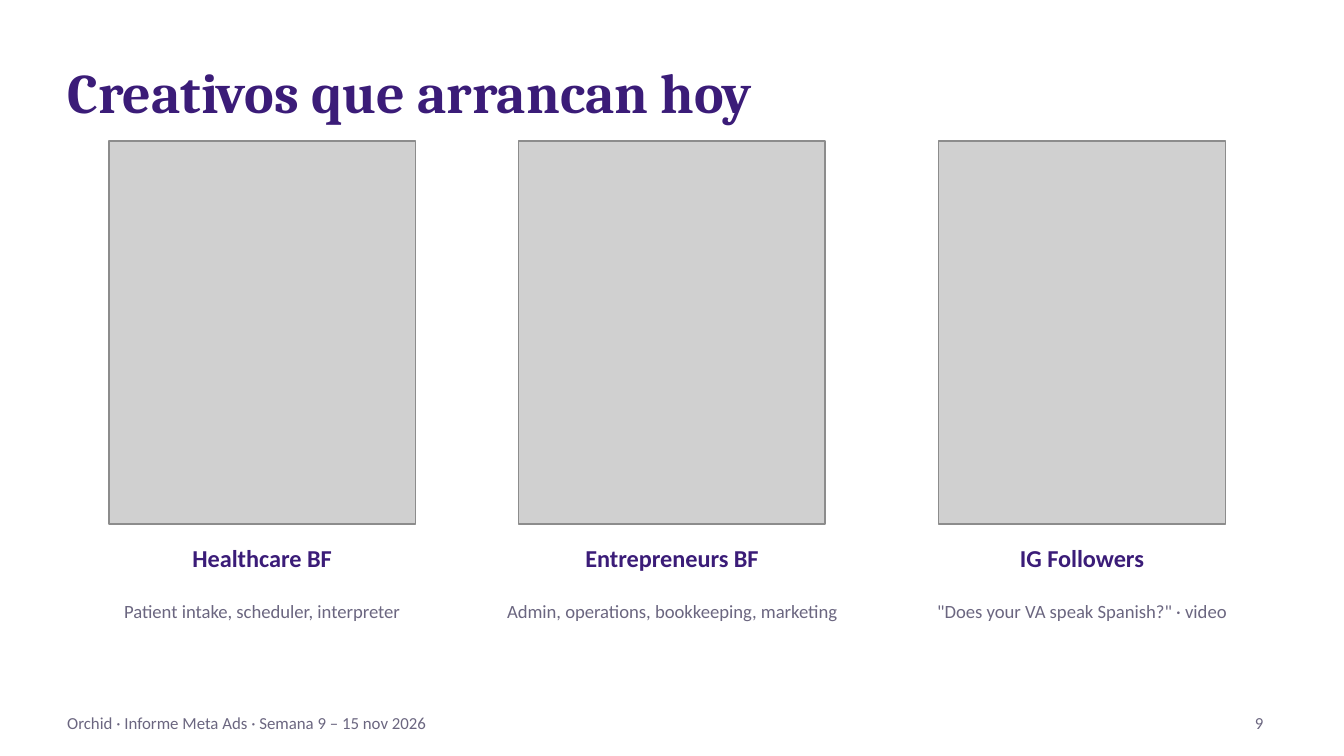
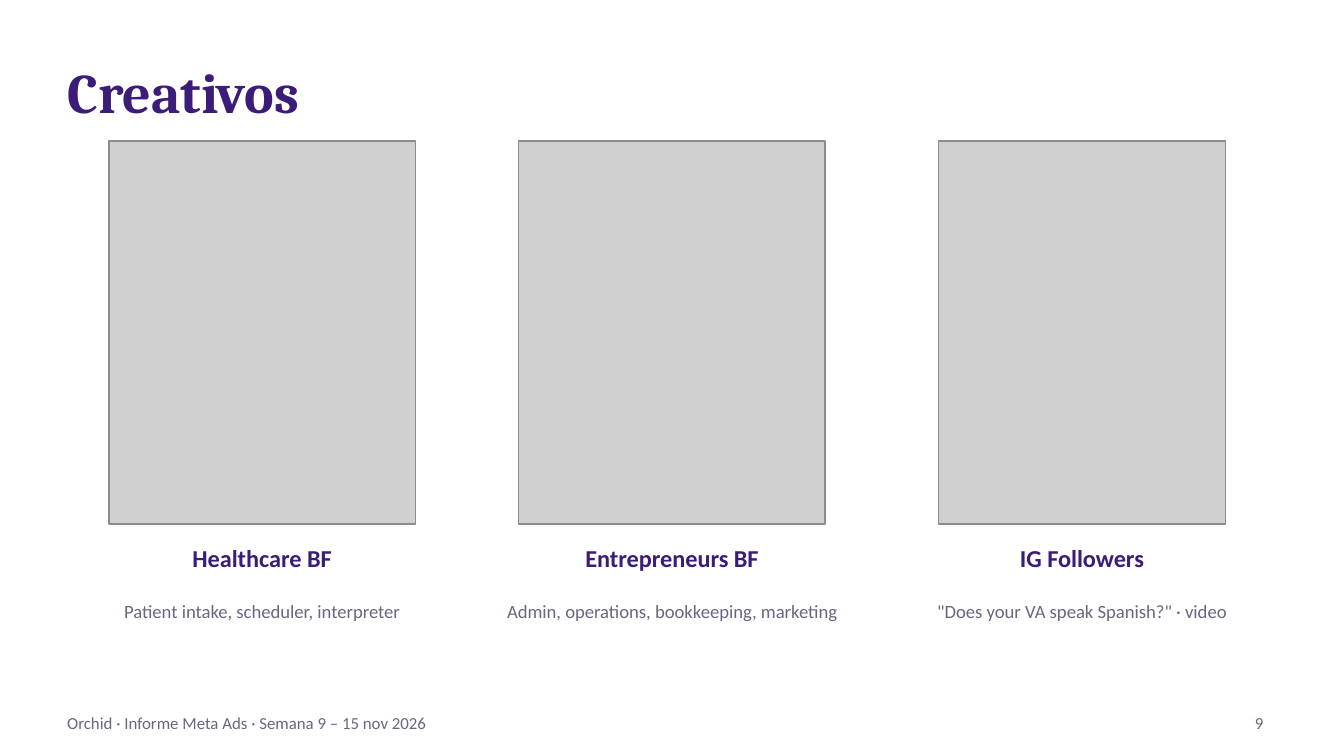
Before and after one commit to manlizard-sys/MetaADS2026, a slide deck: slide 9 of build/reports/informes/Informe_Meta_Ads_Orchid_2026-11-16.pptx. Drawn at 1344x756 pixels with LibreOffice and Linux fonts; fonts in the diff are those of the drawing; grey boxes stand for pictures. Boxes give left, top, right and bottom in pixels: in the first picture for what was removed or moved away, otherwise in the second. Text is boxed around its words. In the diff, an @@ line names an element or a change of style, - is before the commit and + after.

```diff
--- a/build/reports/informes/Informe_Meta_Ads_Orchid_2026-11-16.pptx
+++ b/build/reports/informes/Informe_Meta_Ads_Orchid_2026-11-16.pptx
@@ title at <box>67,74,299,114</box>: text changed @@
-Creativos que arrancan hoy
+Creativos
```
Also in this commit, not shown: 8 other slides changed, 1 slide added, 3 other files.
